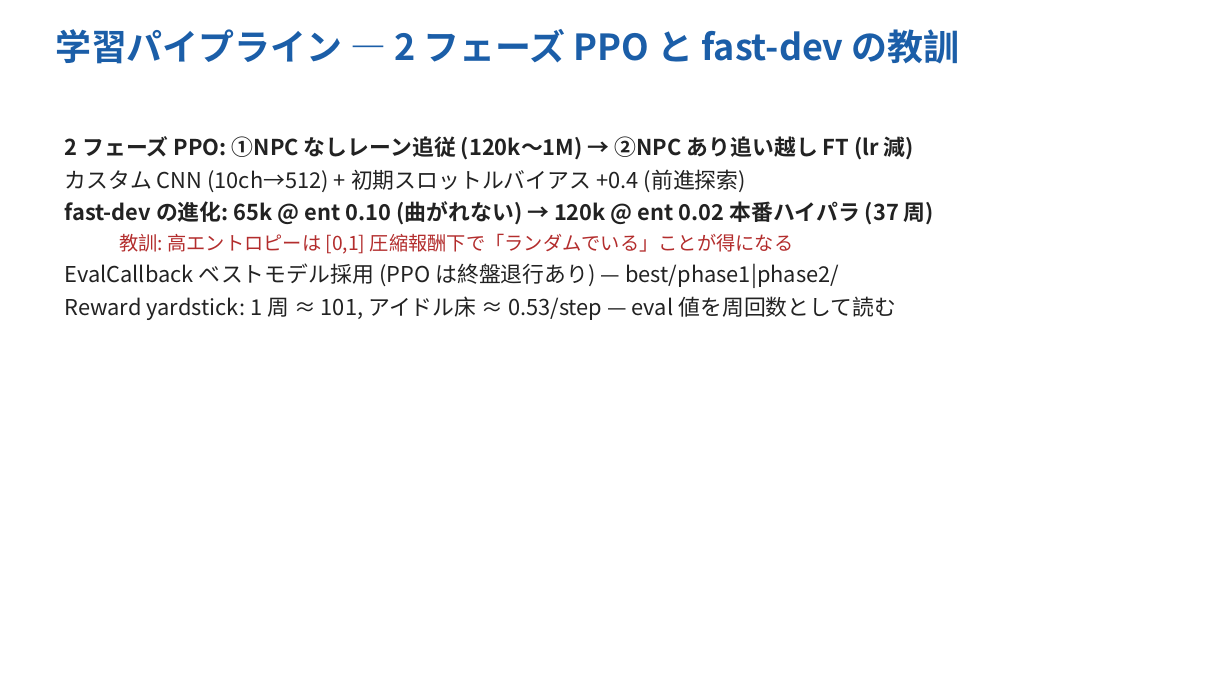
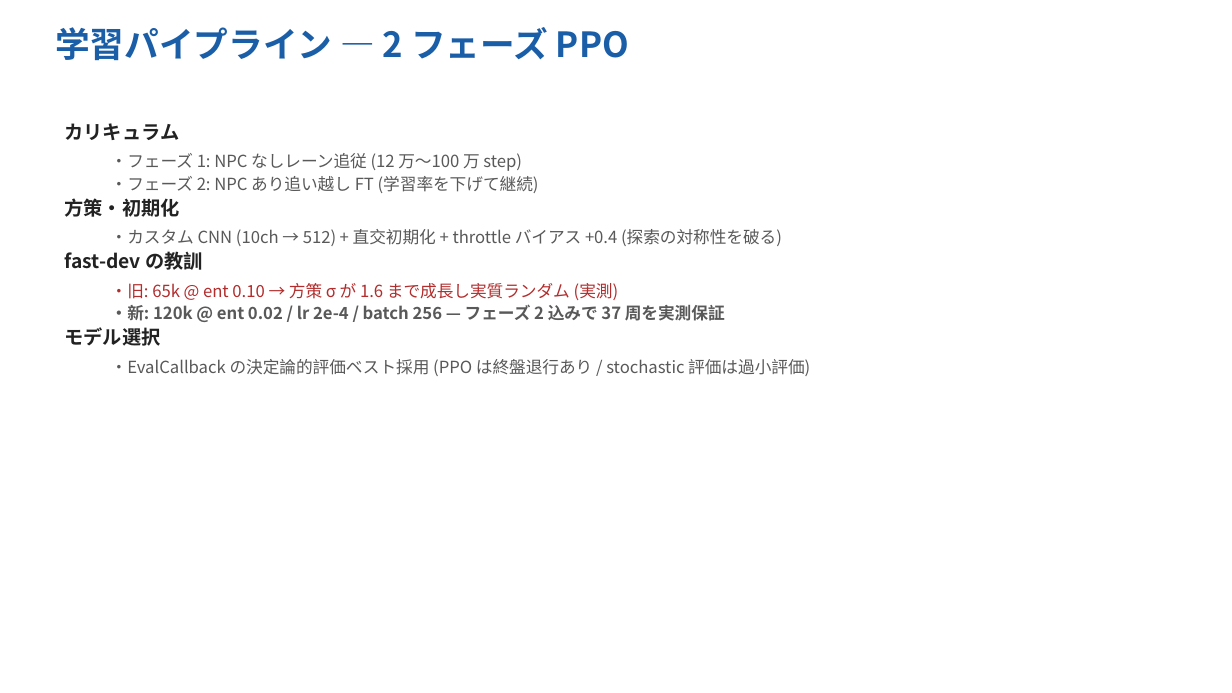
Before and after one commit to Evergarden0101/CircuitAgents, a slide deck: slide 14 of docs/CircuitAgents_intro_ja.pptx (slide 15 before the commit). Drawn at 1232x693 pixels with LibreOffice and Linux fonts; fonts in the diff are those of the drawing. Boxes give left, top, right and bottom in pixels: in the first picture for what was removed or moved away, otherwise in the second. Text is boxed around its words. In the diff, an @@ line names an element or a change of style, - is before the commit and + after.

```diff
--- a/docs/CircuitAgents_intro_ja.pptx
+++ b/docs/CircuitAgents_intro_ja.pptx
@@ text at (55,27,629,61): text changed; size 28 to 27 pt @@
-学習パイプライン — 2 フェーズ PPO と fast-dev の教訓
+学習パイプライン — 2 フェーズ PPO
@@ text at (64,123,810,376): text changed; size 17 to 13 pt; text colour #222222 to #595959 @@
-2 フェーズ PPO: ①NPC なしレーン追従 (120k〜1M) → ②NPC あり追い越し FT (lr 減)
-カスタム CNN (10ch→512) + 初期スロットルバイアス +0.4 (前進探索)
-fast-dev の進化: 65k @ ent 0.10 (曲がれない) → 120k @ ent 0.02 本番ハイパラ (37 周)
-  教訓: 高エントロピーは [0,1] 圧縮報酬下で「ランダムでいる」ことが得になる
-EvalCallback ベストモデル採用 (PPO は終盤退行あり) — best/phase1|phase2/
-Reward yardstick: 1 周 ≈ 101, アイドル床 ≈ 0.53/step — eval 値を周回数として読む
+カリキュラム
+  ・フェーズ 1: NPC なしレーン追従 (12 万〜100 万 step)
+  ・フェーズ 2: NPC あり追い越し FT (学習率を下げて継続)
+方策・初期化
+  ・カスタム CNN (10ch → 512) + 直交初期化 + throttle バイアス +0.4 (探索の対称性を破る)
+fast-dev の教訓
+  ・旧: 65k @ ent 0.10 → 方策 σ が 1.6 まで成長し実質ランダム (実測)
+  ・新: 120k @ ent 0.02 / lr 2e-4 / batch 256 — フェーズ 2 込みで 37 周を実測保証
+モデル選択
+  ・EvalCallback の決定論的評価ベスト採用 (PPO は終盤退行あり / stochastic 評価は過小評価)
```
Also in this commit, not shown: 16 other slides changed, 2 slides added, 3 slides removed, 3 other files.
